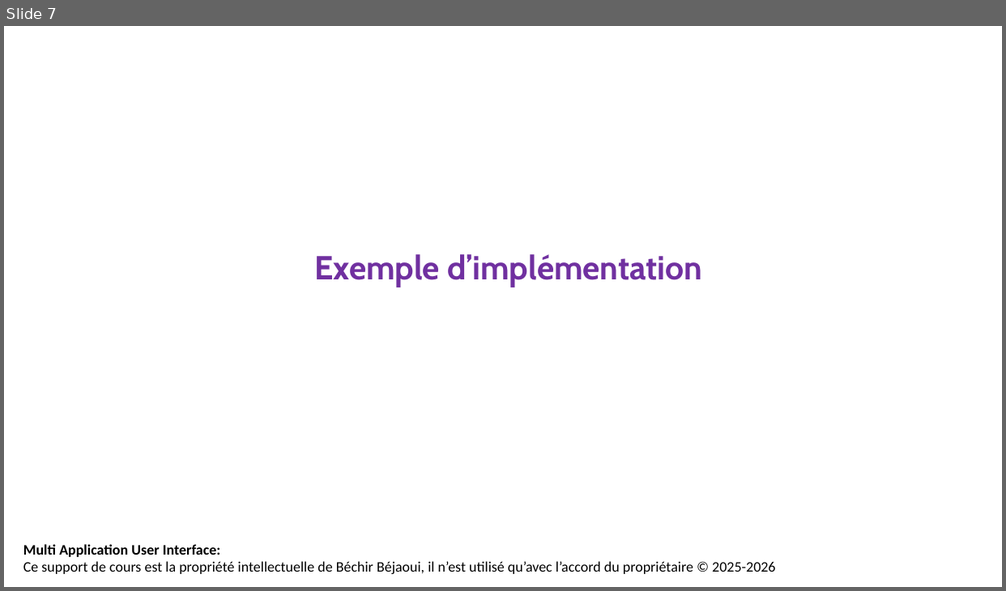
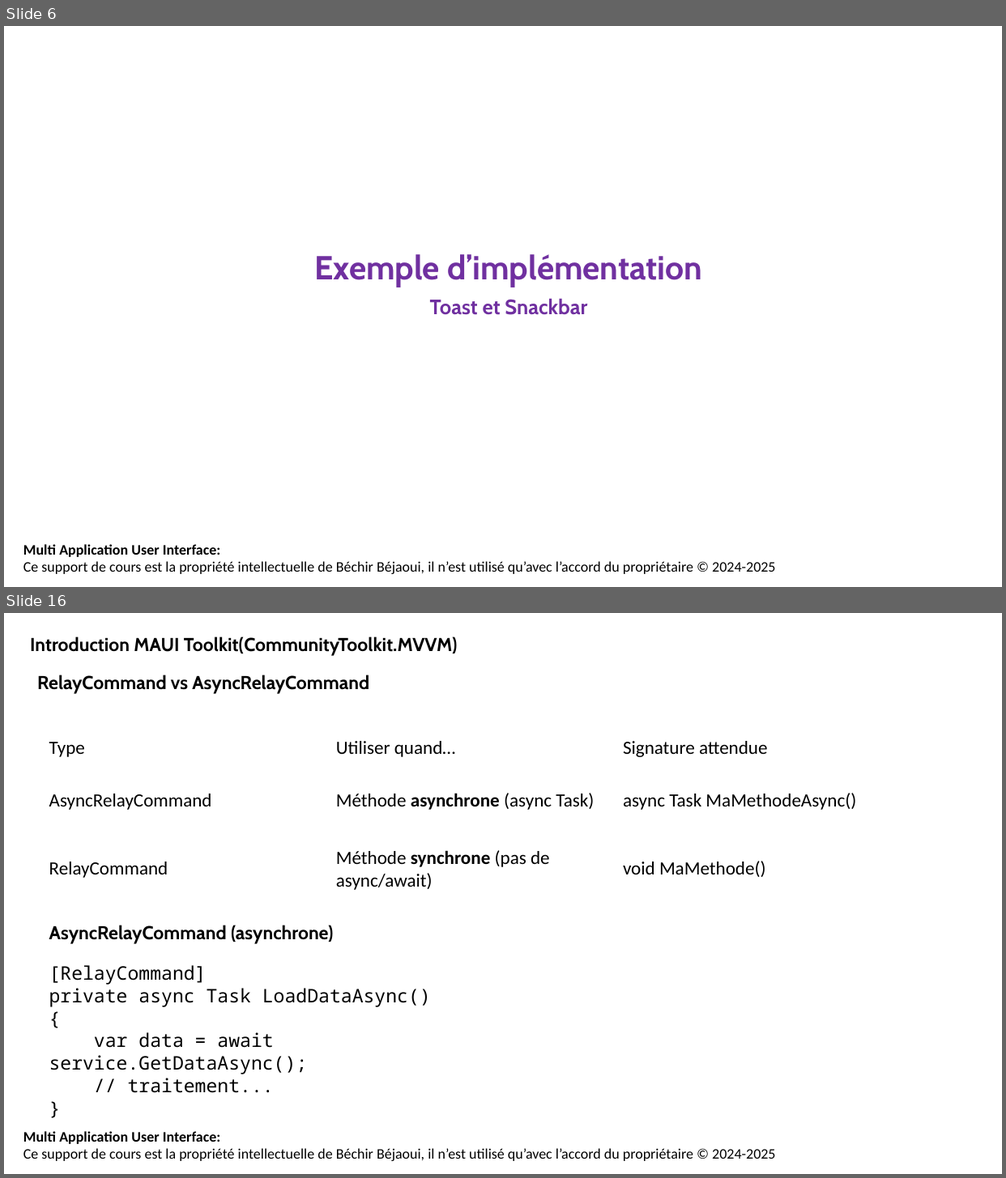
Before and after one commit to bejaouibechir/MAUI, a slide deck: 16.MAUI Toolkit.pptx. Shown one above the other, each under a label of ours: slide 7 before the commit, slides 6 and 16 after it; the slides between them are not shown. The pictures are 1006x591 and 1006x1178 pixels, drawn with LibreOffice and Linux fonts; fonts in the diff are those of the drawing; background and template pictures are left out. Boxes give left, top, right and bottom in pixels: in the first picture for what was removed or moved away, otherwise in the second. Text is boxed around its words. In the diff, an @@ line names an element or a change of style, - is before the commit and + after.

```diff
--- a/16.MAUI Toolkit.pptx
+++ b/16.MAUI Toolkit.pptx
@@ slide 16 added at [4, 613, 1002, 1174], background #FFFFFF; not listed: 1 template element that a slide beside it also shows @@
@@ text added at [30, 636, 458, 656], 18 pt, text #000000, bold @@
+Introduction MAUI Toolkit(CommunityToolkit.MVVM)
@@ text added at [37, 675, 369, 694], 18 pt, text #000000, bold @@
+RelayCommand vs AsyncRelayCommand
@@ table added at [41, 733, 901, 763], 1 rows, 3 columns @@
+Type | Utiliser quand… | Signature attendue
@@ table added at [41, 786, 901, 815], 1 rows, 3 columns @@
+AsyncRelayCommand | Méthode asynchrone (async Task) | async Task MaMethodeAsync()
@@ table added at [41, 843, 901, 895], 1 rows, 3 columns @@
+RelayCommand | Méthode synchrone (pas de async/await) | void MaMethode()
@@ text added at [49, 925, 333, 944], 18 pt, text #000000, bold @@
+AsyncRelayCommand (asynchrone)
@@ text added at [49, 965, 431, 1093], 18 pt, text #000000 @@
+[RelayCommand]
+private async Task LoadDataAsync()
+{
+var data = await service.GetDataAsync();
+// traitement...
+}
@@ what was slide 7 is now slide 6 @@
@@ slide 6 changed as well @@
@@ text at [430, 298, 587, 315]: paragraph added @@
+Toast et Snackbar
@@ text at [23, 561, 775, 574]: text changed @@
-Ce support de cours est la propriété intellectuelle de Béchir Béjaoui, il n’est utilisé qu’avec l’accord du propriétaire © 2025-2026
+Ce support de cours est la propriété intellectuelle de Béchir Béjaoui, il n’est utilisé qu’avec l’accord du propriétaire © 2024-2025
```
Also in this commit, not shown: 5 other slides changed, 10 other slides added, 6 slides removed, 2 other files.
